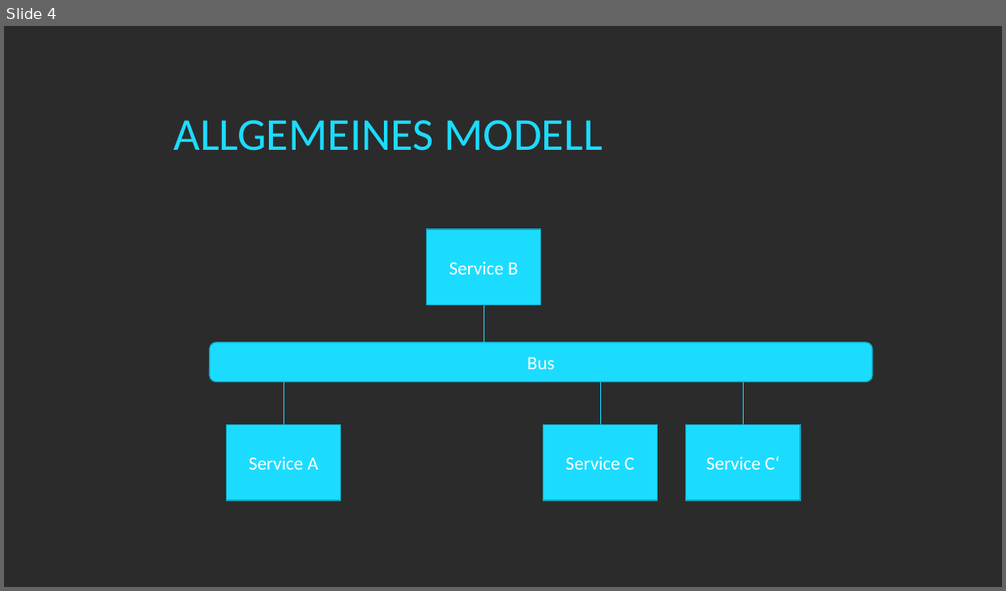
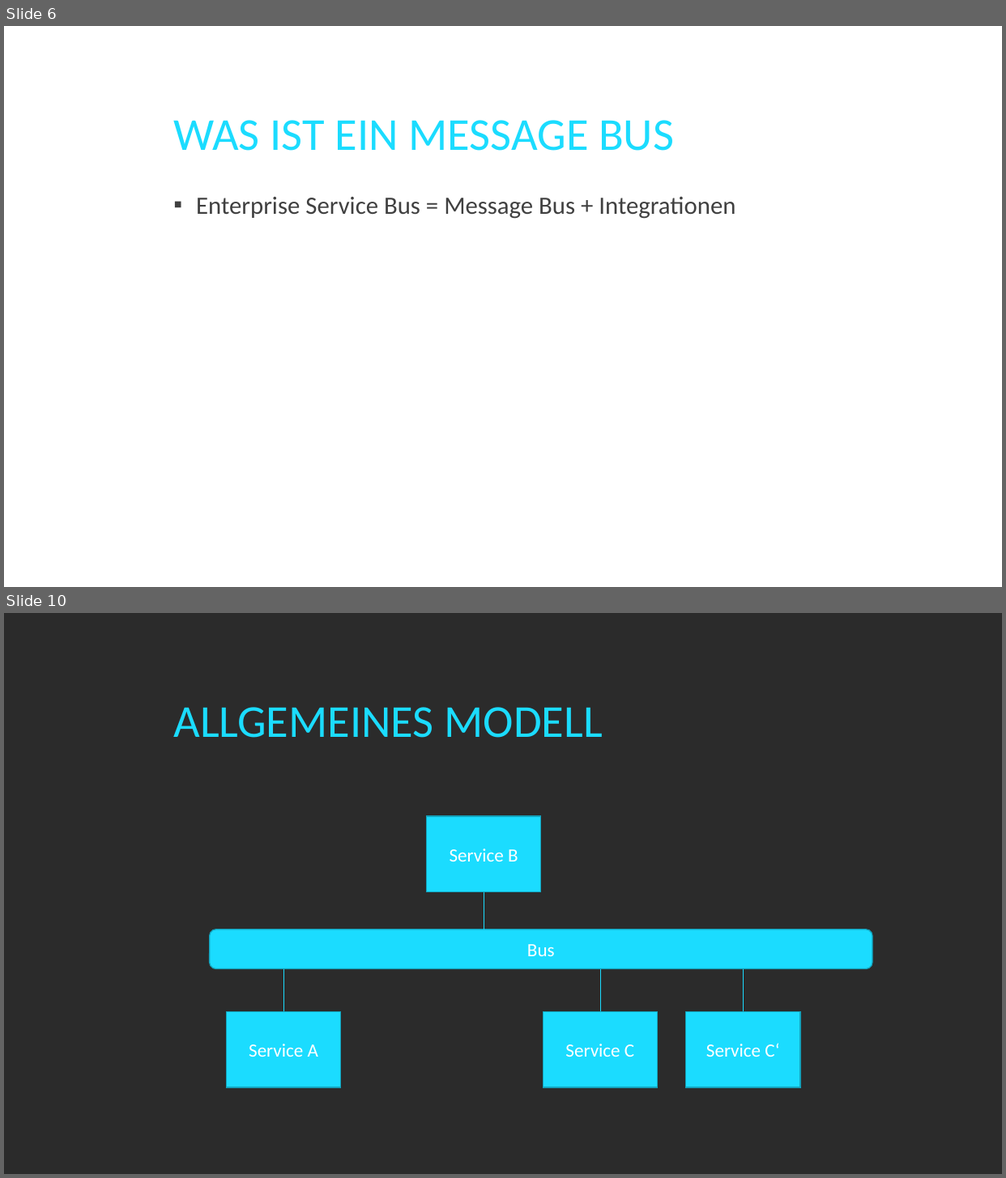
Before and after one commit to twenzel/MessageBusDemo, a slide deck: MessageBus.pptx. Shown one above the other, each under a label of ours: slide 4 before the commit, slides 6 and 10 after it; the slides between them are not shown. The pictures are 1006x591 and 1006x1178 pixels, drawn with LibreOffice and Linux fonts; fonts in the diff are those of the drawing; background and template pictures are left out; a plain dark background stands for a picture behind light text. Boxes give left, top, right and bottom in pixels: in the first picture for what was removed or moved away, otherwise in the second. Text is boxed around its words. In the diff, an @@ line names an element or a change of style, - is before the commit and + after.

```diff
--- a/MessageBus.pptx
+++ b/MessageBus.pptx
@@ slide 6 added at (4,26,1002,587), background picture (left out) @@
@@ title added at (173,120,674,151), 44 pt, text #1BDCFF @@
+WAS IST EIN MESSAGE BUS
@@ text added at (196,196,735,219), 24 pt, text #404040 @@
+▪ Enterprise Service Bus = Message Bus + Integrationen
@@ what was slide 4 is now slide 10 @@
```
Also in this commit, not shown: 2 slides changed, 9 other slides added.
